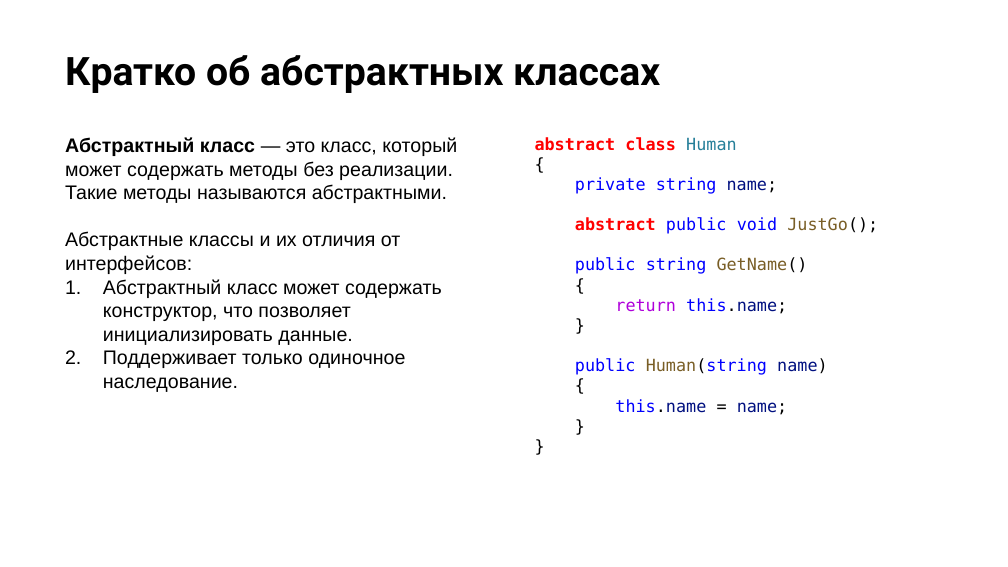
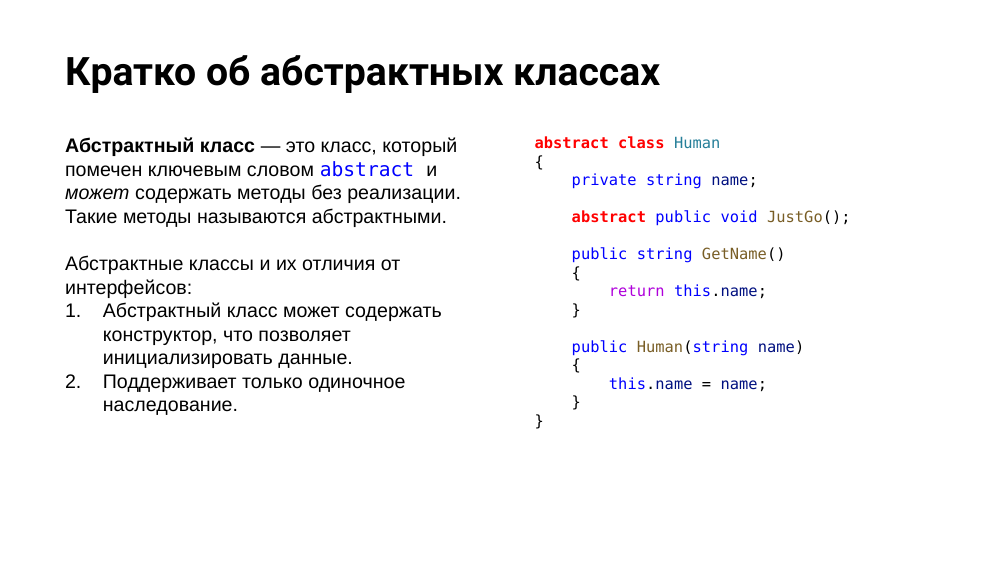
Before and after one commit to NilovPavel/OOP, a slide deck: slide 13 of ООПp.2.pptx. Drawn at 1008x567 pixels with LibreOffice and Linux fonts; fonts in the diff are those of the drawing; background and template pictures are left out. Boxes give left, top, right and bottom in pixels: in the first picture for what was removed or moved away, otherwise in the second. Text is boxed around its words. In the diff, an @@ line names an element or a change of style, - is before the commit and + after.

```diff
--- a/ООПp.2.pptx
+++ b/ООПp.2.pptx
@@ text at (x1=65, y1=137, x2=461, y2=227): text changed @@
-Абстрактный класс — это класс, который может содержать методы без реализации. Такие методы называются абстрактными.
+Абстрактный класс — это класс, который помечен ключевым словом abstract и может содержать методы без реализации. Такие методы называются абстрактными.
@@ text "abstract class Human" at (x1=535, y1=136, x2=851, y2=392): size 12 to 11 pt @@
```
Also in this commit, not shown: 8 other slides changed, 15 other files.
